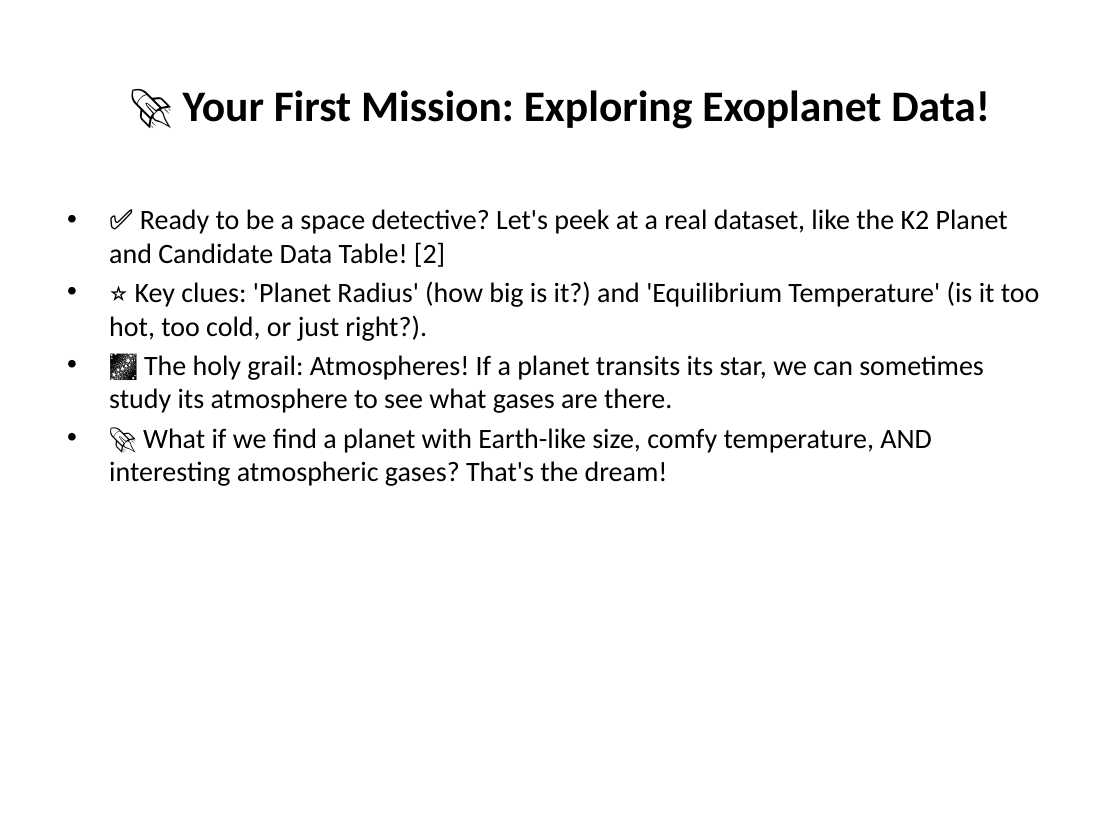
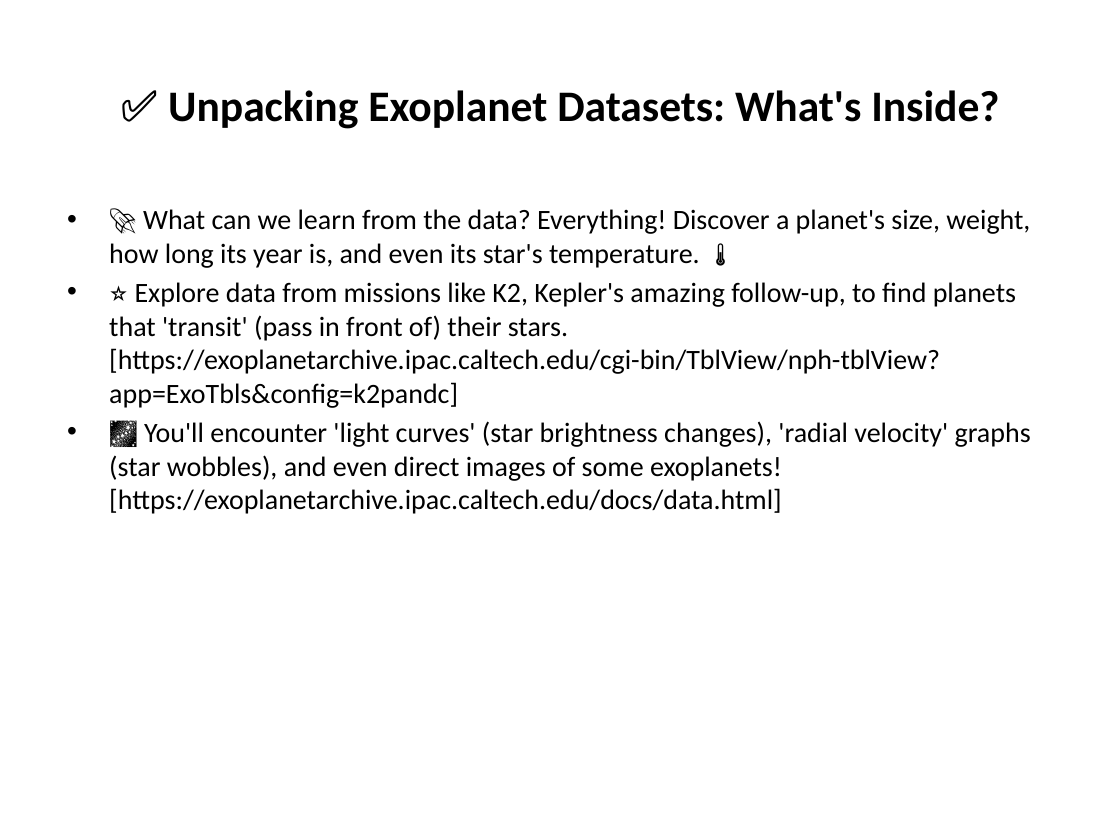
Before and after one commit to irfiacre/learner, a slide deck: slide 5 of assets/slides/generated_slides.pptx. Drawn at 1120x840 pixels with LibreOffice and Linux fonts; fonts in the diff are those of the drawing. Boxes give left, top, right and bottom in pixels: in the first picture for what was removed or moved away, otherwise in the second. Text is boxed around its words. In the diff, an @@ line names an element or a change of style, - is before the commit and + after.

```diff
--- a/assets/slides/generated_slides.pptx
+++ b/assets/slides/generated_slides.pptx
@@ title at (168, 90, 999, 129): text changed @@
-🚀 Your First Mission: Exploring Exoplanet Data!
+✅ Unpacking Exoplanet Datasets: What's Inside?
@@ text at (109, 209, 1031, 514): text changed @@
-• ✅ Ready to be a space detective? Let's peek at a real dataset, like the K2 Planet and Candidate Data Table! [2]
-• ⭐ Key clues: 'Planet Radius' (how big is it?) and 'Equilibrium Temperature' (is it too hot, too cold, or just right?).
-• 🌌 The holy grail: Atmospheres! If a planet transits its star, we can sometimes study its atmosphere to see what gases are there.
-• 🚀 What if we find a planet with Earth-like size, comfy temperature, AND interesting atmospheric gases? That's the dream!
+• 🚀 What can we learn from the data? Everything! Discover a planet's size, weight, how long its year is, and even its star's temperature. 🌡️
+• ⭐ Explore data from missions like K2, Kepler's amazing follow-up, to find planets that 'transit' (pass in front of) their stars. [https://exoplanetarchive.ipac.caltech.edu/cgi-bin/TblView/nph-tblView?app=ExoTbls&config=k2pandc]
+• 🌌 You'll encounter 'light curves' (star brightness changes), 'radial velocity' graphs (star wobbles), and even direct images of some exoplanets! [https://exoplanetarchive.ipac.caltech.edu/docs/data.html]
```
Also in this commit, not shown: 6 other slides changed, 1 other file.
